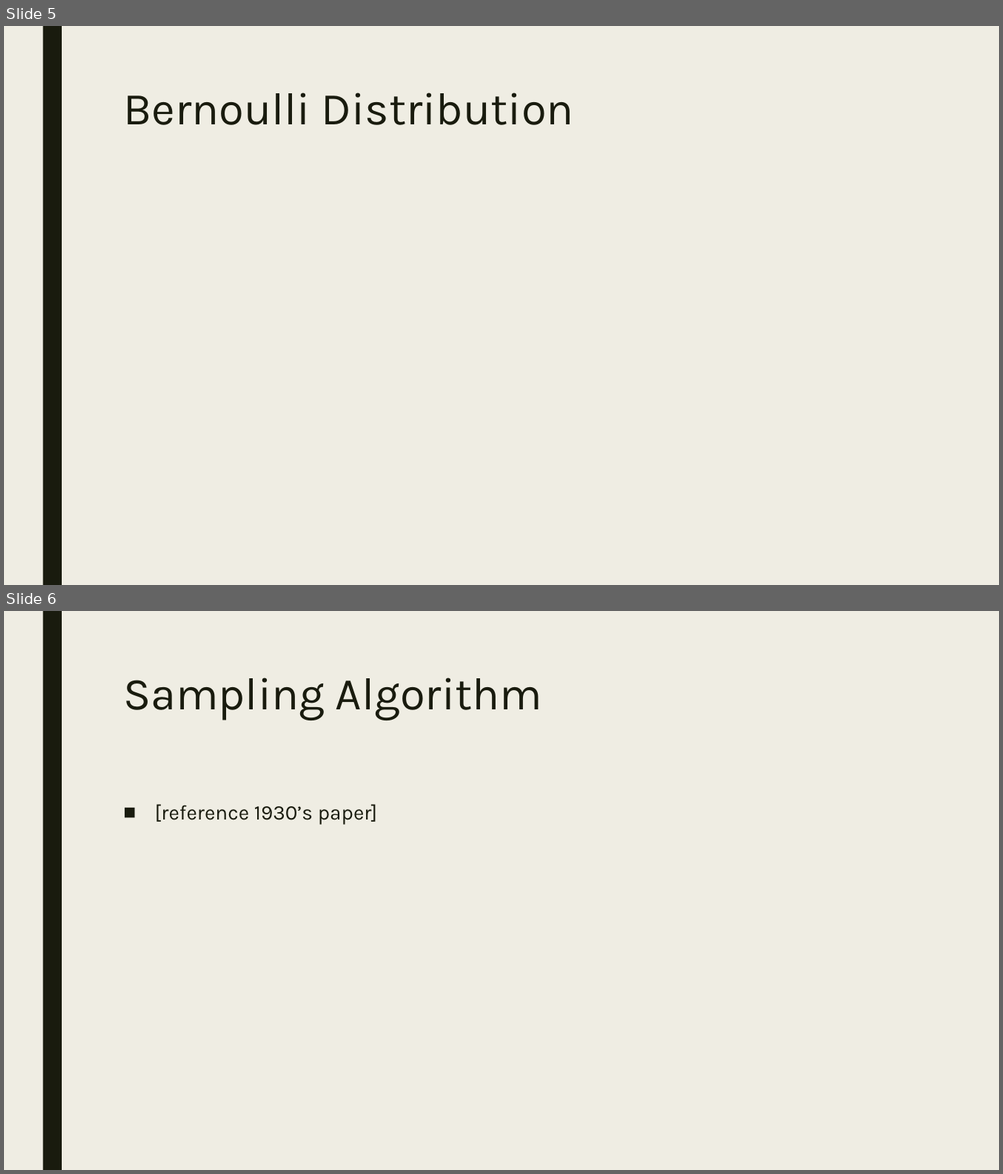
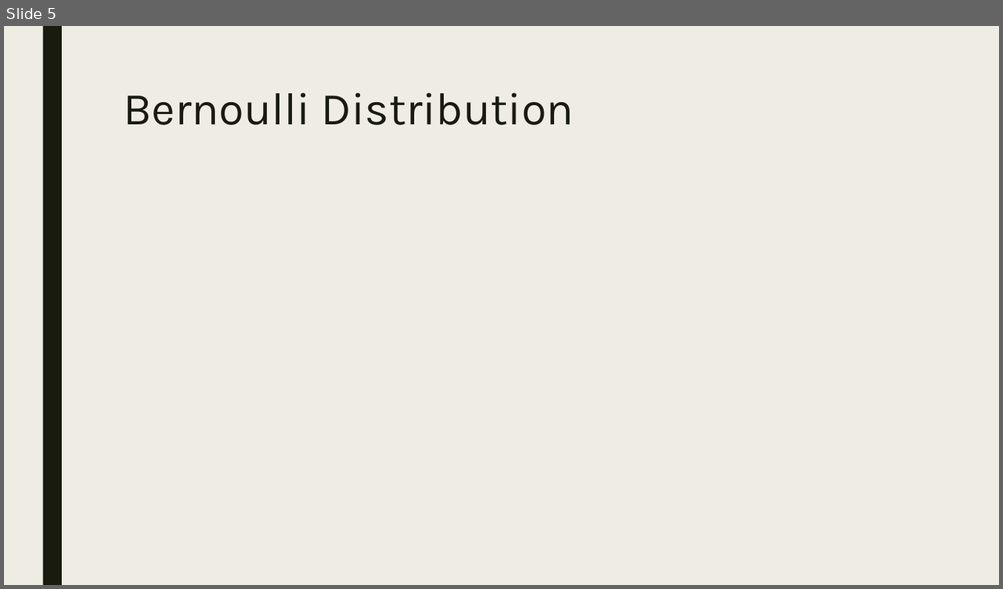
Before and after one commit to CourseReps/ECEN689-Fall2018, a slide deck: Students/mason-rumuly/tutorial/Thompson Sampling.pptx. Shown one above the other, each under a label of ours: slides 5 and 6 before the commit, slide 5 after it. The pictures are 1003x1174 and 1003x589 pixels, drawn with LibreOffice and Linux fonts; fonts in the diff are those of the drawing. Boxes give left, top, right and bottom in pixels: in the first picture for what was removed or moved away, otherwise in the second. Text is boxed around its words. In the diff, an @@ line names an element or a change of style, - is before the commit and + after.

```diff
--- a/Students/mason-rumuly/tutorial/Thompson Sampling.pptx
+++ b/Students/mason-rumuly/tutorial/Thompson Sampling.pptx
@@ slide 6 removed at (4, 611, 999, 1170), background #EFEDE3; not listed: 1 template element that a slide beside it also shows @@
@@ title removed at (123, 678, 542, 721) @@
-Sampling Algorithm
@@ text removed at (155, 804, 378, 825) @@
-■ [reference 1930’s paper]
```
Also in this commit, not shown: 3 slides changed, 4 slides added, 2 other slides removed.
